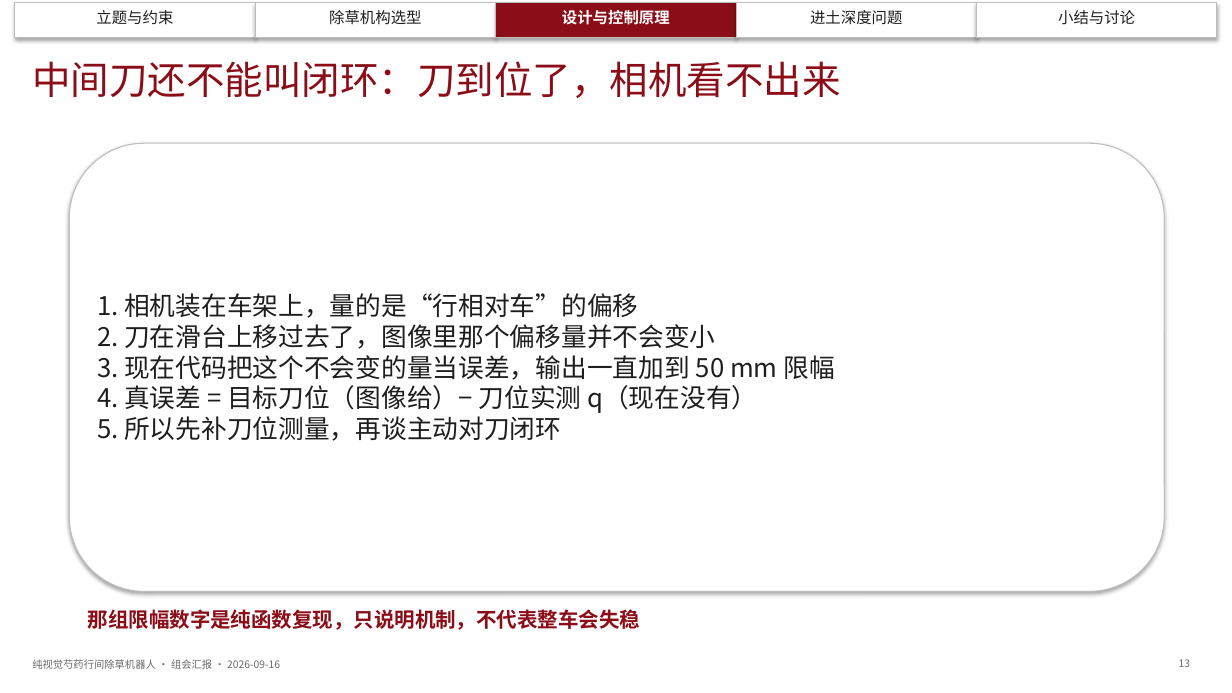
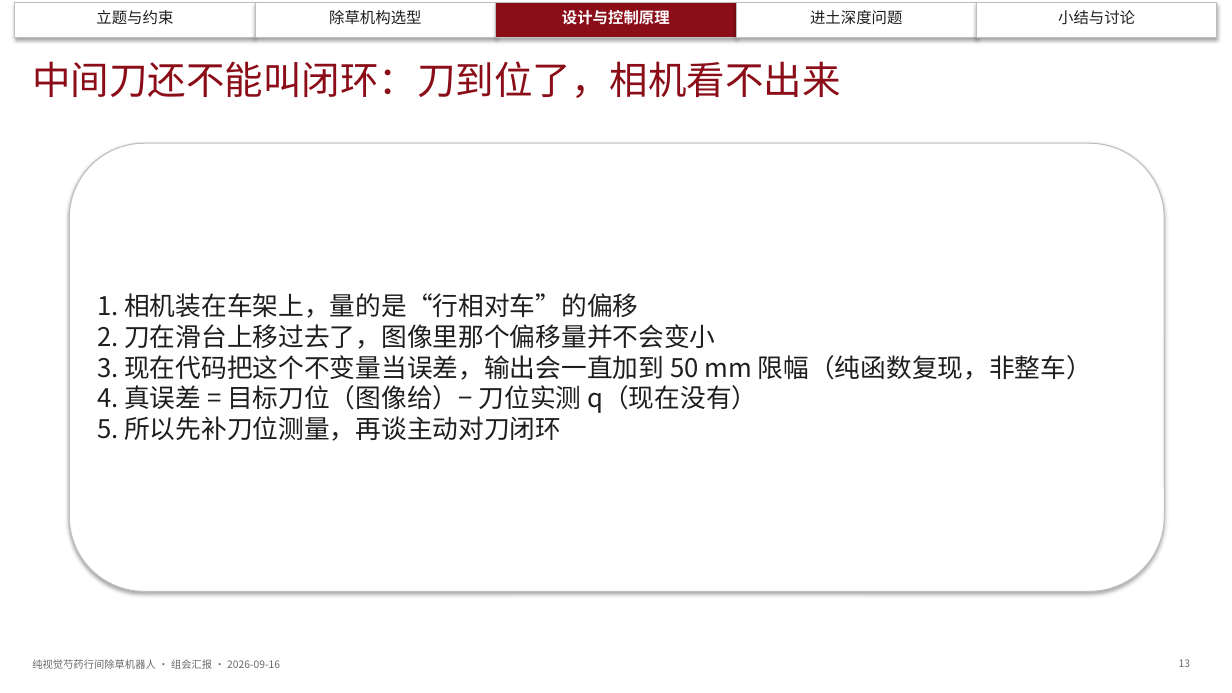
Before and after one commit to dangan2276326123-svg/zcode-chucao, a slide deck: slide 13 of docs/组会汇报_20260916/组会汇报_纯视觉芍药行间除草机器人_20260916.pptx. Drawn at 1232x693 pixels with LibreOffice and Linux fonts; fonts in the diff are those of the drawing. Boxes give left, top, right and bottom in pixels: in the first picture for what was removed or moved away, otherwise in the second. Text is boxed around its words. In the diff, an @@ line names an element or a change of style, - is before the commit and + after.

```diff
--- a/docs/组会汇报_20260916/组会汇报_纯视觉芍药行间除草机器人_20260916.pptx
+++ b/docs/组会汇报_20260916/组会汇报_纯视觉芍药行间除草机器人_20260916.pptx
@@ text at [97,293,1092,441]: text changed @@
-1. 相机装在车架上，量的是“行相对车”的偏移
-2. 刀在滑台上移过去了，图像里那个偏移量并不会变小
-3. 现在代码把这个不会变的量当误差，输出一直加到 50 mm 限幅
-4. 真误差 = 目标刀位（图像给）− 刀位实测 q（现在没有）
-5. 所以先补刀位测量，再谈主动对刀闭环
+1. 相机装在车架上，量的是“行相对车”的偏移
+2. 刀在滑台上移过去了，图像里那个偏移量并不会变小
+3. 现在代码把这个不变量当误差，输出会一直加到 50 mm 限幅（纯函数复现，非整车）
+4. 真误差 = 目标刀位（图像给）− 刀位实测 q（现在没有）
+5. 所以先补刀位测量，再谈主动对刀闭环
@@ text removed at [88,609,640,630] @@
-那组限幅数字是纯函数复现，只说明机制，不代表整车会失稳
```
Also in this commit, not shown: 12 other slides changed, 2 other files.
